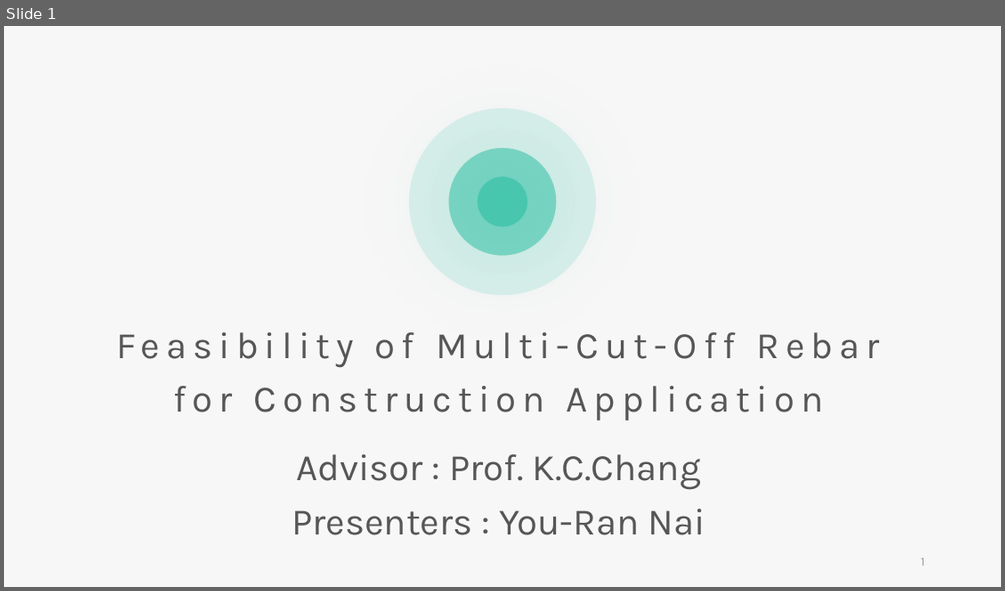
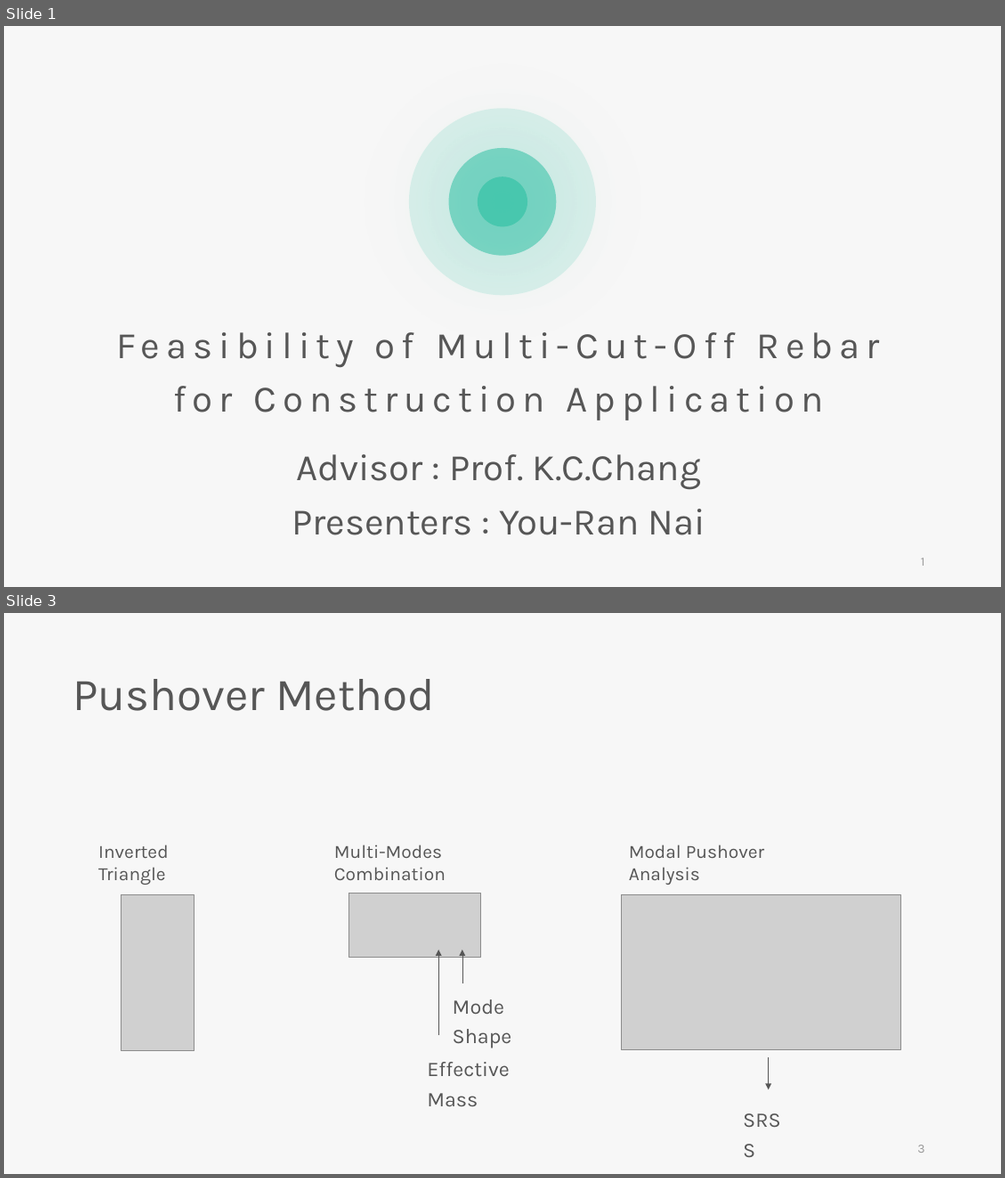
Before and after one commit to skyran1278/thesis, a slide deck: Meeting/20190531 Meeting/20190531 Meeting.pptx. Shown one above the other, each under a label of ours: slide 1 before the commit, slides 1 and 3 after it; the slides between them are not shown. The pictures are 1005x591 and 1005x1178 pixels, drawn with LibreOffice and Linux fonts; fonts in the diff are those of the drawing; grey boxes stand for pictures. Boxes give left, top, right and bottom in pixels: in the first picture for what was removed or moved away, otherwise in the second. Text is boxed around its words. In the diff, an @@ line names an element or a change of style, - is before the commit and + after.

```diff
--- a/Meeting/20190531 Meeting/20190531 Meeting.pptx
+++ b/Meeting/20190531 Meeting/20190531 Meeting.pptx
@@ slide 3 added at bbox=[4, 613, 1001, 1174], background #F7F7F7 @@
@@ text added at bbox=[73, 679, 434, 711], 44 pt, text #565656 @@
+Pushover Method
@@ text added at bbox=[98, 844, 169, 884], 18 pt, text #565656 @@
+Inverted Triangle
@@ text added at bbox=[334, 844, 445, 880], 18 pt, text #565656 @@
+Multi-Modes Combination
@@ text added at bbox=[629, 844, 764, 884], 18 pt, text #565656 @@
+Modal Pushover Analysis
@@ picture added at bbox=[121, 894, 194, 1051] @@
@@ picture added at bbox=[349, 892, 481, 957] @@
@@ picture added at bbox=[622, 894, 901, 1050] @@
@@ arrow added from (438, 1036) to (438, 949), #565656 0.5 pt @@
@@ arrow added from (462, 983) to (462, 949), #565656 0.5 pt @@
@@ text added at bbox=[453, 999, 512, 1048], 20 pt, text #565656 @@
+Mode Shape
@@ text added at bbox=[427, 1062, 510, 1106], 20 pt, text #565656 @@
+Effective Mass
@@ arrow added from (769, 1057) to (769, 1089), #565656 0.5 pt @@
@@ text added at bbox=[743, 1097, 793, 1133], 20 pt, text #565656 @@
+SRSS
@@ page number added at bbox=[917, 1144, 924, 1152], 12 pt, text #9A9A9A @@
+3
```
Also in this commit, not shown: 4 slides changed, 5 other slides added, 5 other files.
